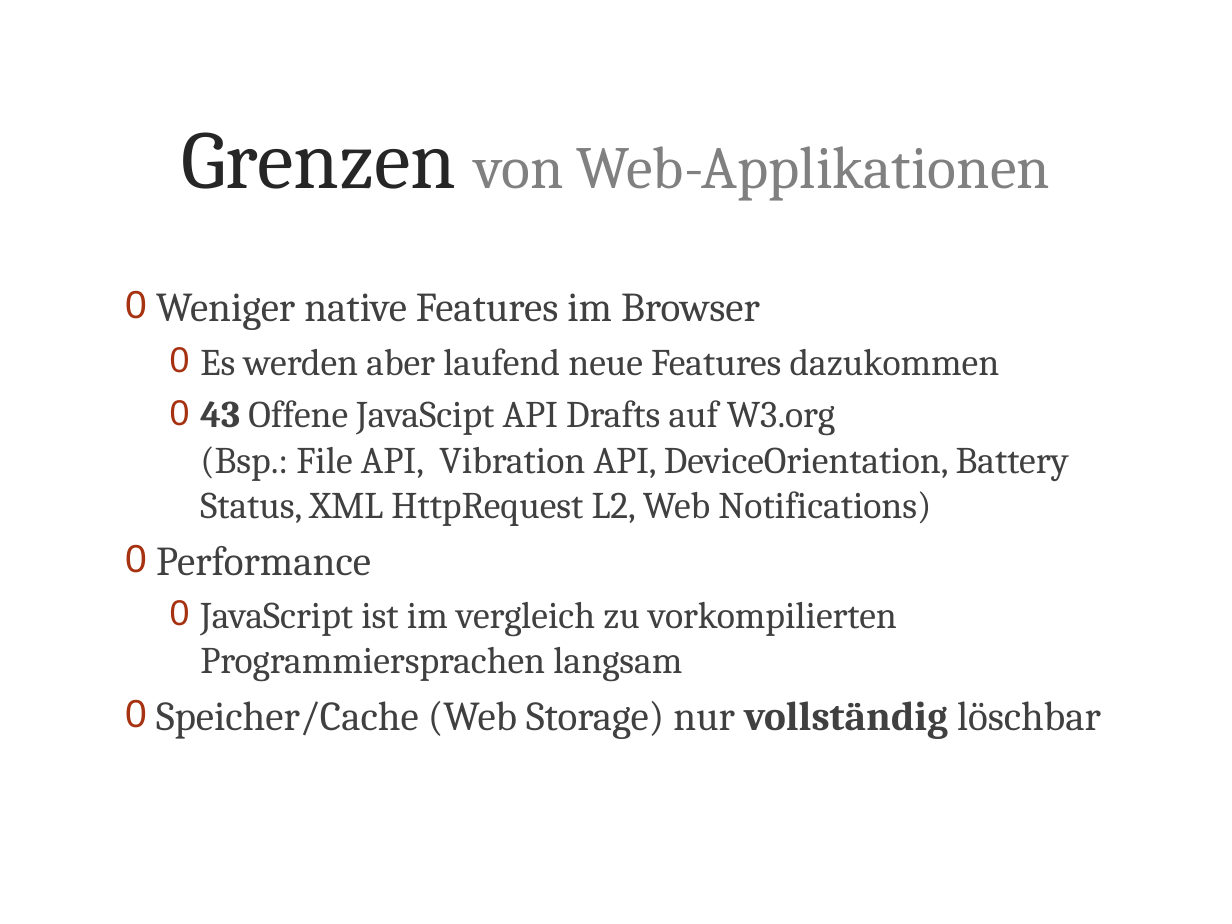
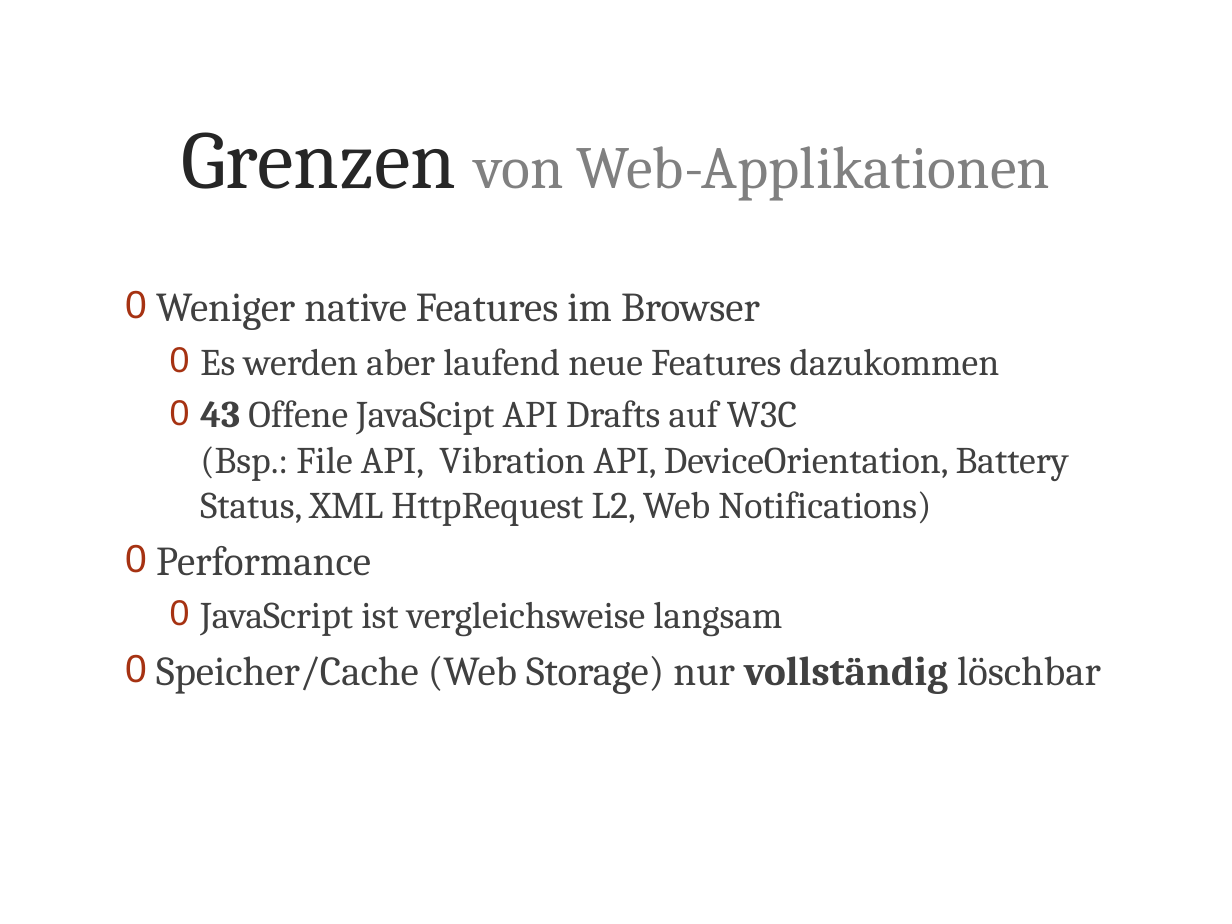
Before and after one commit to metaodi/TrailDevilsXPl-2, a slide deck: slide 13 of _DOCUMENTATION/Presentation/Praesentation-Traildevils-XPl2.pptx. Drawn at 1232x924 pixels with LibreOffice and Linux fonts; fonts in the diff are those of the drawing; background and template pictures are left out. Boxes give left, top, right and bottom in pixels: in the first picture for what was removed or moved away, otherwise in the second. Text is boxed around its words. In the diff, an @@ line names an element or a change of style, - is before the commit and + after.

```diff
--- a/_DOCUMENTATION/Presentation/Praesentation-Traildevils-XPl2.pptx
+++ b/_DOCUMENTATION/Presentation/Praesentation-Traildevils-XPl2.pptx
@@ text at [200,400,1069,526]: text changed @@
-  0 43 Offene JavaScipt API Drafts auf W3.org
-    (Bsp.: File API, Vibration API, DeviceOrientation, Battery Status, XML HttpRequest L2, Web Notifications)
+  0 43 Offene JavaScipt API Drafts auf W3C
+    (Bsp.: File API, Vibration API, DeviceOrientation, Battery Status, XML HttpRequest L2, Web Notifications)
@@ text at [200,602,782,637]: text changed @@
-  0 JavaScript ist im vergleich zu vorkompilierten Programmiersprachen langsam
+  0 JavaScript ist vergleichsweise langsam
```
Also in this commit, not shown: 10 other slides changed, 2 slides added, 3 slides removed.
